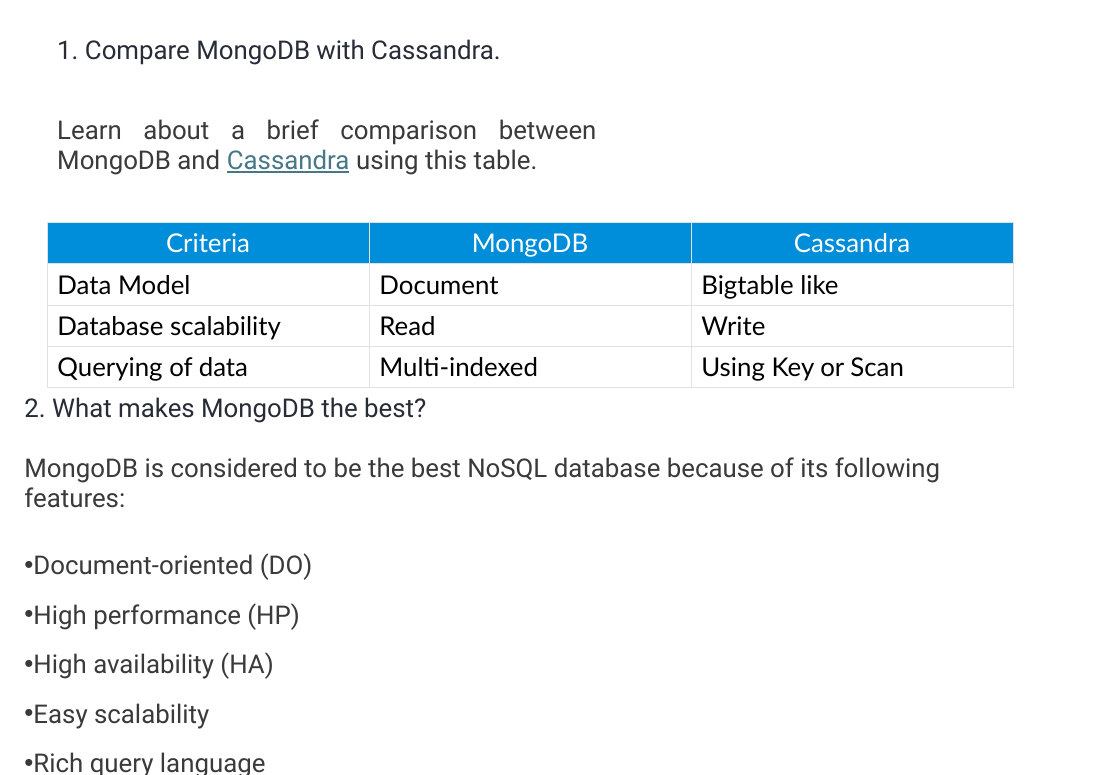
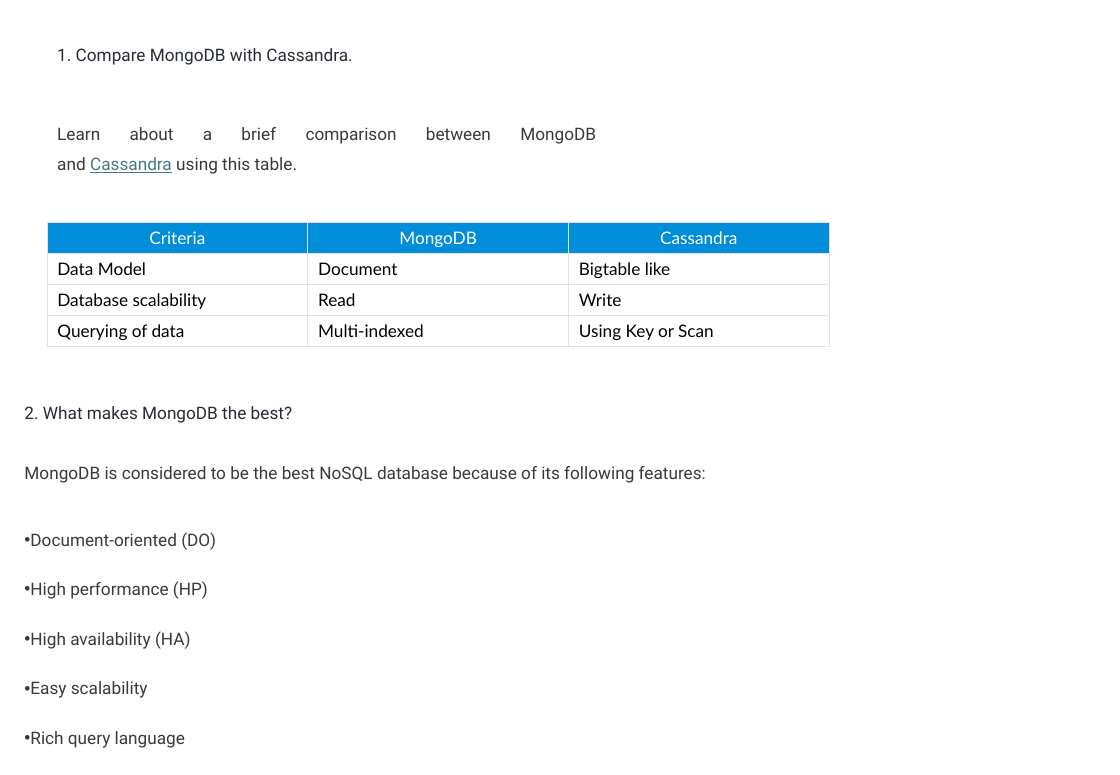
Before and after one commit to umalavanya/FullStackDevelopement_JavaSpring_SQL_ReactProjects, a slide deck: slide 1 of UmaTeachingMaterial/MongoDB/MongoDB-Interview-QA-Intellipaat.pptx. Drawn at 1120x775 pixels with LibreOffice and Linux fonts; fonts in the diff are those of the drawing. Boxes give left, top, right and bottom in pixels: in the first picture for what was removed or moved away, otherwise in the second. Text is boxed around its words. In the diff, an @@ line names an element or a change of style, - is before the commit and + after.

Commit message:
mongoDB

```diff
--- a/UmaTeachingMaterial/MongoDB/MongoDB-Interview-QA-Intellipaat.pptx
+++ b/UmaTeachingMaterial/MongoDB/MongoDB-Interview-QA-Intellipaat.pptx
@@ text "1. Compare MongoDB with Cassandra." at box(57, 48, 596, 174): size 18 to 12 pt @@
@@ table at box(48, 222, 829, 346) @@
@@ size 18 to 12 pt @@
@@ table: place and size @@
-table at box(48, 222, 1012, 388)
+table at box(48, 222, 829, 346)
@@ text "2. What makes MongoDB the ..." at box(24, 406, 706, 748): size 18 to 12 pt @@
```
Also in this commit, not shown: 1 other file.
